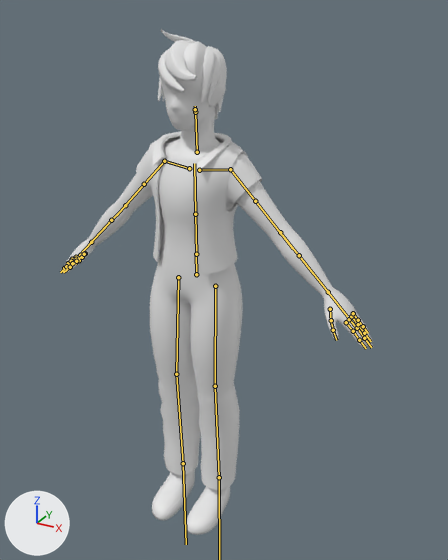
Renders of the FBX model Assets/Models/Player/PlayerCharacter.fbx from each side of a commit.
Camera for both pictures: a camera (50 mm lens) standing at (1.097, -1.789, 1.927) and looking at (0.132, -0.034, 1.049). The axes (+X, +Y, +Z) are drawn at lower left. The lights are the same throughout. The bones that bend it are drawn over the model as lines.

The first picture shows 'Body_LowPoly'.
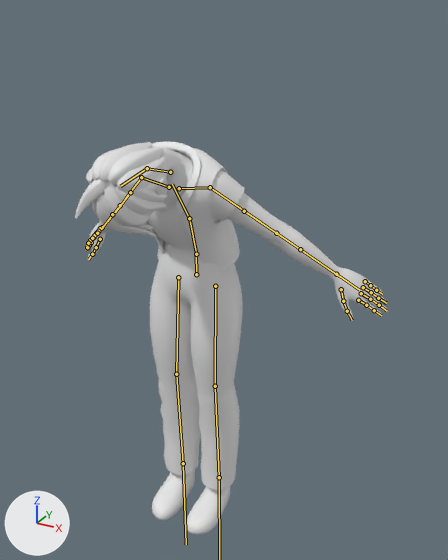
The newer file adds an action. The first version stands in its rest pose; the second is drawn at frame 6 of the action 'Look_Down'.

Where the change shows, as pixel boxes (x1, y1, x2, y2) in the pictures (448 x 560 px):
```json
{"object": "Body_LowPoly", "change": "posed", "before": [60, 29, 373, 535], "after": [75, 141, 388, 535], "on screen": "22% shorter"}
{"bone": "Spine", "before": "(196, 254) to (195, 214)", "after": "(196, 254) to (189, 218)"}
{"bone": "Chest", "before": "(195, 214) to (194, 163)", "after": "(189, 218) to (172, 184)"}
{"bone": "Neck", "before": "(197, 152) to (195, 112)", "after": "(170, 172) to (147, 168)"}
{"bone": "Head", "before": "(195, 112) to (195, 109)", "after": "(147, 168) to (120, 186)"}
```

Scene script edits in JSON lines:
```json
{"block": "bone_spine", "where": "bone_spine = bpy.data.objects['Armature_Progress'].pose.bones['Spine']  # child of 'Hips'"}
{"op": "set", "path": "bone_spine.rotation_quaternion", "old": "(1.0, 0.0, 0.0, 0.0)", "new": "(0.991, 0.131, 0.0, 0.0)", "note": "degrees (0, 0, 0) -> degrees (15, 0, 0)"}
{"block": "bone_chest", "where": "bone_chest = bpy.data.objects['Armature_Progress'].pose.bones['Chest']  # child of 'Spine'"}
{"op": "set", "path": "bone_chest.rotation_quaternion", "old": "(1.0, 0.0, 0.0, 0.0)", "new": "(0.985, 0.174, 0.0, 0.0)", "note": "degrees (0, 0, 0) -> degrees (20, 0, 0)"}
{"block": "bone_neck", "where": "bone_neck = bpy.data.objects['Armature_Progress'].pose.bones['Neck']  # child of 'Chest'"}
{"op": "set", "path": "bone_neck.rotation_quaternion", "old": "(1.0, 0.0, 0.0, 0.0)", "new": "(0.954, 0.301, 0.0, 0.0)", "note": "degrees (0, 0, 0) -> degrees (35, 0, 0)"}
{"block": "bone_head", "where": "bone_head = bpy.data.objects['Armature_Progress'].pose.bones['Head']  # child of 'Neck'"}
{"op": "set", "path": "bone_head.rotation_quaternion", "old": "(1.0, 0.0, 0.0, 0.0)", "new": "(0.966, 0.259, 0.0, 0.0)", "note": "degrees (0, 0, 0) -> degrees (30, 0, 0)"}
```
